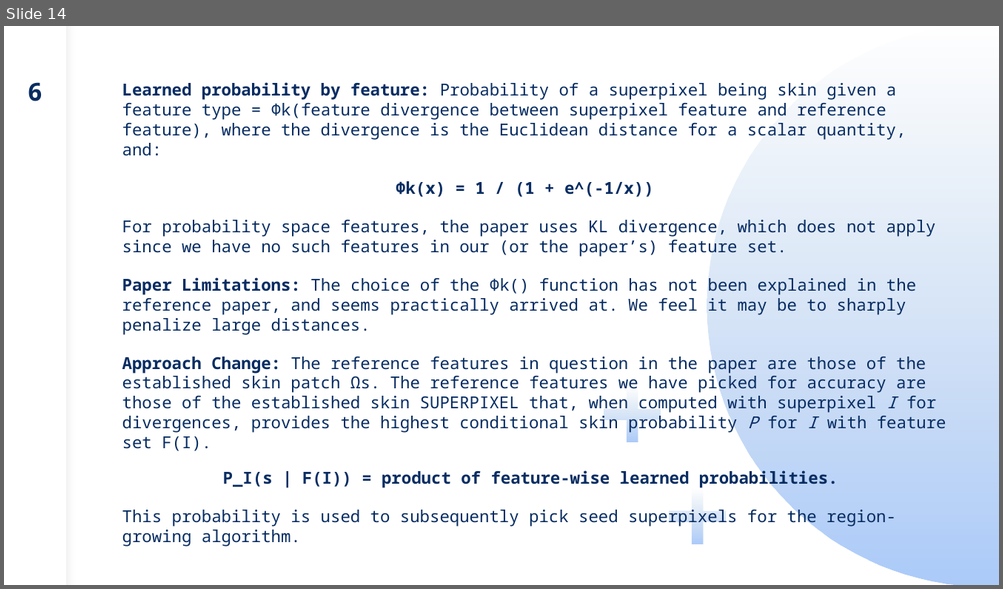
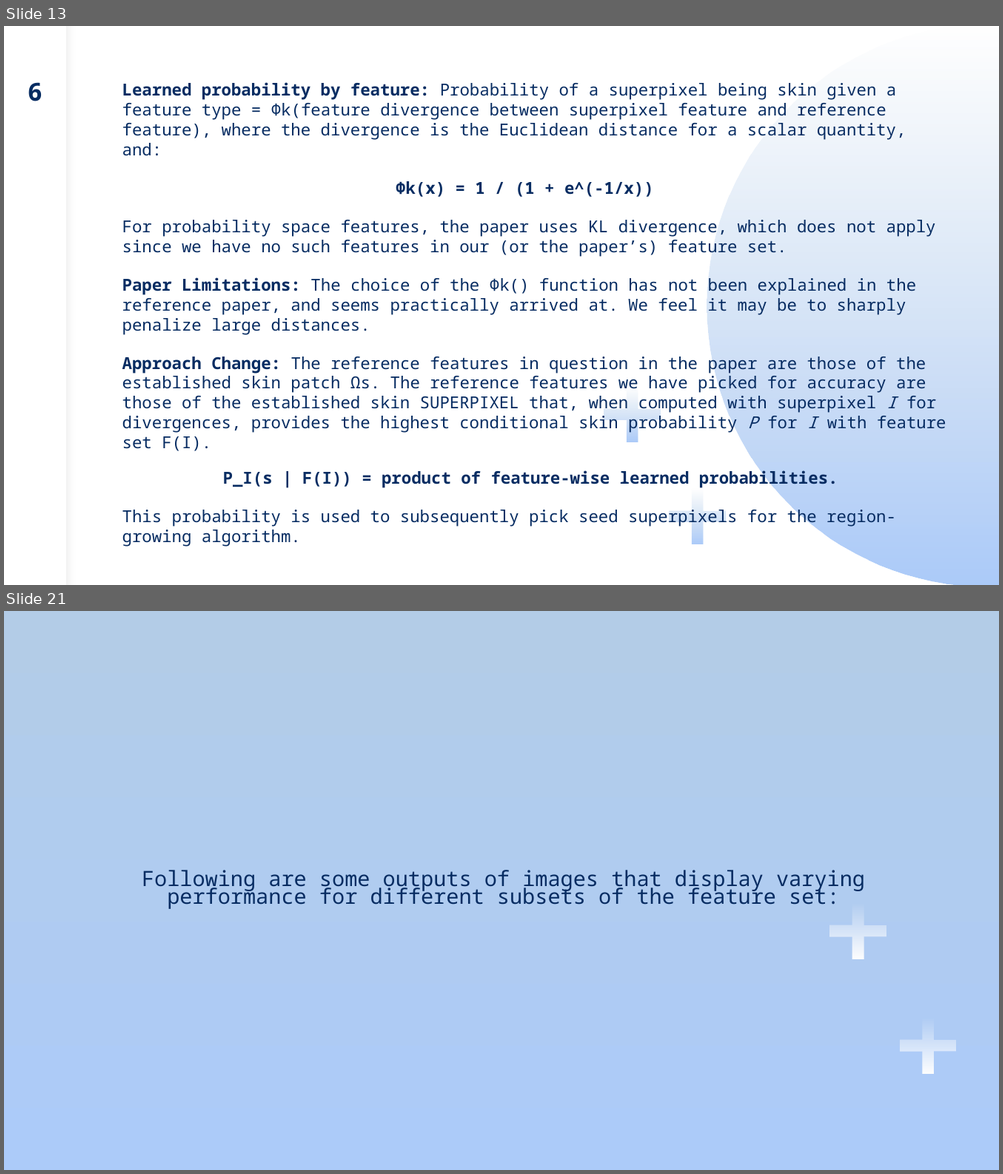
Before and after one commit to icingtea/skin_detection, a slide deck: presentation.pptx. Shown one above the other, each under a label of ours: slide 14 before the commit, slides 13 and 21 after it; the slides between them are not shown. The pictures are 1003x589 and 1003x1174 pixels, drawn with LibreOffice and Linux fonts; fonts in the diff are those of the drawing; background and template pictures are left out. Boxes give left, top, right and bottom in pixels: in the first picture for what was removed or moved away, otherwise in the second. Text is boxed around its words. In the diff, an @@ line names an element or a change of style, - is before the commit and + after.

```diff
--- a/presentation.pptx
+++ b/presentation.pptx
@@ slide 21 added at (4, 611, 999, 1170), background gradient #B4CCE7 to #ACCBF9 @@
@@ text added at (142, 870, 865, 909), 20.4 pt, text #072C62 @@
+Following are some outputs of images that display varying performance for different subsets of the feature set:
@@ plus added at (830, 903, 886, 960), fill gradient #FFFFFF @@
@@ plus added at (899, 1017, 956, 1073), fill gradient #FFFFFF @@
@@ what was slide 14 is now slide 13 @@
```
Also in this commit, not shown: 1 slide changed, 7 other slides added, 1 slide removed.
